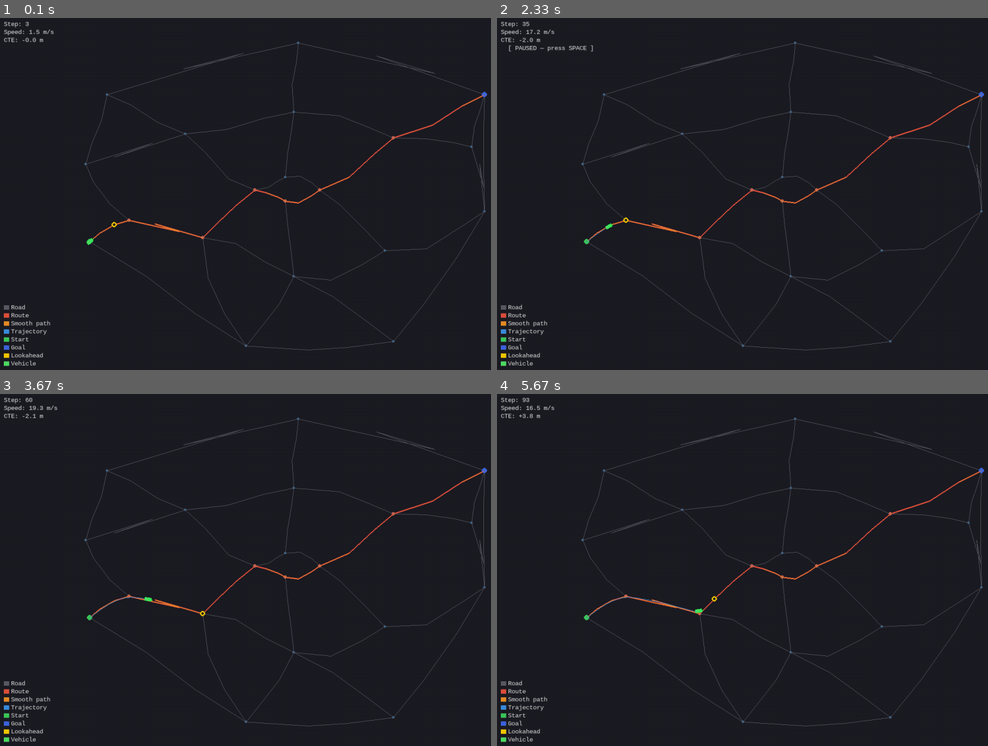
Above: before the commit, frames 1-4 (two rows, left to right).
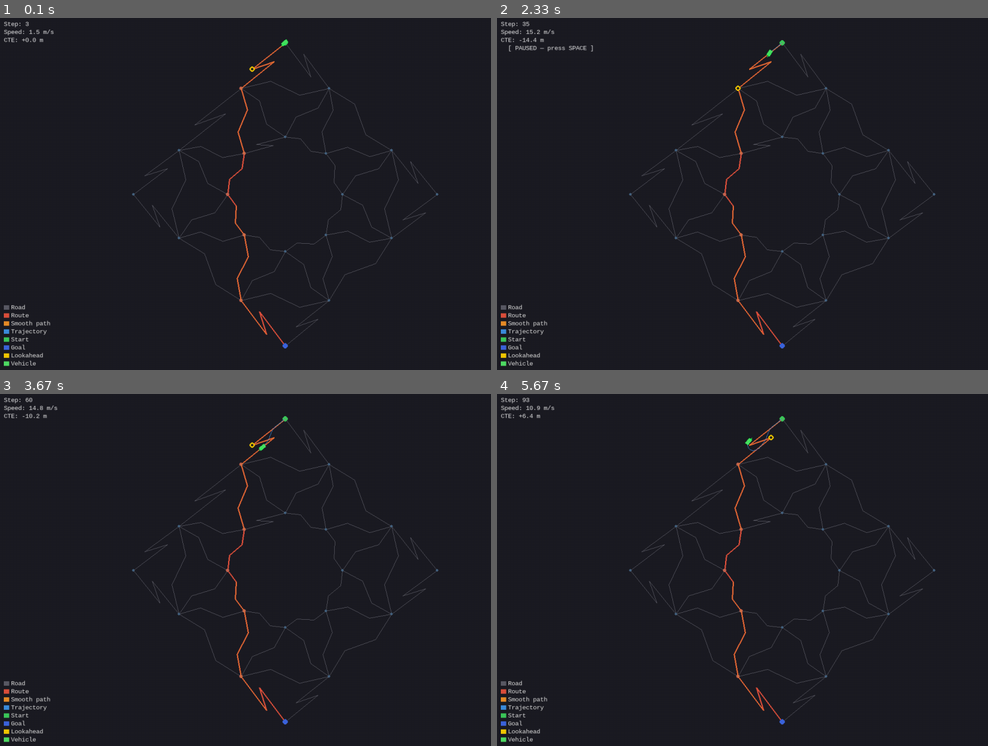
Above: after the commit, the same moments.

Repository: alexandrelheinen/arco
Game: pygame game, started from tools/pygame_sim/main.py
Two runs of this game, one before a commit and one after it. Both use one fixed random seed, a clock stepped at 60 frames per second and the inputs below.
Inputs:
- Up to frame 1 (0.1 s): no input
- Up to frame 2 (2.33 s): tap Space at 0.33, 0.73, 1.03, 1.23, 1.57, 1.87, 2.07 s
- Up to frame 3 (3.67 s): tap Space at 2.37, 2.63, 2.97, 3.27, 3.4 s
- Up to frame 4 (5.67 s): tap Space at 3.8, 4.1, 4.47, 4.87, 5.17, 5.37 s

The runs differ from the first frame. In frame 1, 2.8% of the frame differs, in the area x 4-100%, y 5-95%; in frame 2, 2.8%; in frame 3, 2.9%, in the area x 5-100%, y 3-95%; in frame 4, 2.9%.

Commit message:
refactor: replace paris_network with minimal city_network (two-ring topology, no back-and-forth edges)
Agent-Logs-Url: https://github.com/alexandrelheinen/arco/sessions/b4e6a7a4-d840-4c0b-92a3-78bddabd170c

Co-authored-by: alexandrelheinen <10059686+alexandrelheinen@users.noreply.github.com>

Diff:
--- a/src/arco/mapping/graph/loader.py
+++ b/src/arco/mapping/graph/loader.py
@@ -12,7 +12,7 @@
 def load_road_graph(path: Union[str, os.PathLike]) -> RoadGraph:
     """Load a :class:`RoadGraph` from a JSON network descriptor file.
 
-    The descriptor format is documented in ``docs/paris_network.md``.
+    The descriptor format is documented in ``docs/city_network.md``.
     Each node must have ``id``, ``x``, and ``y`` fields.  Each edge must have
     ``from``, ``to``, and an optional ``waypoints`` list of ``[x, y]`` pairs.
 
@@ -31,7 +31,7 @@
 
         from arco.mapping.graph.loader import load_road_graph
 
-        graph = load_road_graph("tools/config/paris_network.json")
+        graph = load_road_graph("tools/config/city_network.json")
         print(len(graph.nodes), "nodes", len(graph.edges), "edges")
     """
     path = os.fspath(path)
--- a/tests/mapping/test_loader.py
+++ b/tests/mapping/test_loader.py
@@ -12,48 +12,47 @@
 from arco.mapping.graph.loader import load_road_graph
 from arco.mapping.graph.road import RoadGraph
 
-_PARIS_NETWORK = os.path.join(
+_CITY_NETWORK = os.path.join(
     os.path.dirname(__file__),
     "..",
     "..",
     "tools",
     "config",
-    "paris_network.json",
+    "city_network.json",
 )
 
 
-class TestLoadRoadGraphParis:
+class TestLoadRoadGraphCity:
     def test_returns_road_graph(self):
-        graph = load_road_graph(_PARIS_NETWORK)
+        graph = load_road_graph(_CITY_NETWORK)
         assert isinstance(graph, RoadGraph)
 
     def test_node_count(self):
-        graph = load_road_graph(_PARIS_NETWORK)
+        graph = load_road_graph(_CITY_NETWORK)
         assert len(graph.nodes) == 20
 
     def test_edge_count(self):
-        graph = load_road_graph(_PARIS_NETWORK)
-        assert len(graph.edges) == 35
+        graph = load_road_graph(_CITY_NETWORK)
+        assert len(graph.edges) == 40
 
     def test_all_edges_have_waypoints(self):
-        graph = load_road_graph(_PARIS_NETWORK)
+        graph = load_road_graph(_CITY_NETWORK)
         for a, b, _ in graph.edges:
             pts = graph.edge_geometry(a, b)
             assert len(pts) >= 1, f"Edge ({a},{b}) has no waypoints"
 
     def test_node_positions_are_finite(self):
-        graph = load_road_graph(_PARIS_NETWORK)
+        graph = load_road_graph(_CITY_NETWORK)
         for nid in graph.nodes:
             pos = graph.position(nid)
             assert np.all(np.isfinite(pos))
 
-    def test_island_node_exists(self):
-        """Node 0 should be the Île de la Cité West node."""
-        graph = load_road_graph(_PARIS_NETWORK)
+    def test_inner_north_node_position(self):
+        """Node 0 is the inner-North node at (300, 410)."""
+        graph = load_road_graph(_CITY_NETWORK)
         pos = graph.position(0)
-        # Approximate position per paris_network.json
-        assert abs(pos[0] - 350.0) < 1.0
-        assert abs(pos[1] - 400.0) < 1.0
+        assert abs(pos[0] - 300.0) < 1.0
+        assert abs(pos[1] - 410.0) < 1.0
 
 
 class TestLoadRoadGraphErrors:
--- a/tests/test_pipeline.py
+++ b/tests/test_pipeline.py
@@ -5,8 +5,8 @@
 budget.  They do *not* pin absolute numeric outputs — only qualitative
 properties such as convergence, stability, and progress are checked.
 
-The road network is loaded from ``tools/config/paris_network.json``, the
-hand-crafted Paris downtown graph that replaces the procedural generator.
+The road network is loaded from ``tools/config/city_network.json``, the
+hand-crafted two-ring city graph that replaces the procedural generator.
 """
 
 from __future__ import annotations
@@ -33,15 +33,15 @@
     "..",
     "tools",
     "config",
-    "paris_network.json",
+    "city_network.json",
 )
 
-# Start near node 13 (340, 220) and goal near node 17 (400, 570).
-# These are two outer nodes on opposite sides of the Paris network.
-START_XY = (345.0, 225.0)
-GOAL_XY = (395.0, 565.0)
-
-ACTIVATION_RADIUS = 35.0
+# Start near terminal node 16 (N, 300, 590) and goal near terminal node 18
+# (S, 300, 10). These are the two farthest-apart terminals in the network.
+START_XY = (304.0, 586.0)
+GOAL_XY = (296.0, 14.0)
+
+ACTIVATION_RADIUS = 20.0
 CRUISE_SPEED = 5.0
 LOOKAHEAD = 15.0
 DT = 0.1
@@ -127,7 +127,7 @@
     """Loaded graph must have the expected number of nodes and edges."""
     graph = pipeline["graph"]
     assert len(graph.nodes) == 20
-    assert len(graph.edges) == 35
+    assert len(graph.edges) == 40
 
 
 def test_graph_edges_have_waypoints(pipeline) -> None:
--- /dev/null
+++ b/tools/config/city_network.json
@@ -0,0 +1,666 @@
+{
+  "nodes": [
+    {
+      "id": 0,
+      "x": 300,
+      "y": 410
+    },
+    {
+      "id": 1,
+      "x": 378,
+      "y": 378
+    },
+    {
+      "id": 2,
+      "x": 410,
+      "y": 300
+    },
+    {
+      "id": 3,
+      "x": 378,
+      "y": 222
+    },
+    {
+      "id": 4,
+      "x": 300,
+      "y": 190
+    },
+    {
+      "id": 5,
+      "x": 222,
+      "y": 222
+    },
+    {
+      "id": 6,
+      "x": 190,
+      "y": 300
+    },
+    {
+      "id": 7,
+      "x": 222,
+      "y": 378
+    },
+    {
+      "id": 8,
+      "x": 216,
+      "y": 503
+    },
+    {
+      "id": 9,
+      "x": 384,
+      "y": 503
+    },
+    {
+      "id": 10,
+      "x": 503,
+      "y": 384
+    },
+    {
+      "id": 11,
+      "x": 503,
+      "y": 216
+    },
+    {
+      "id": 12,
+      "x": 384,
+      "y": 97
+    },
+    {
+      "id": 13,
+      "x": 216,
+      "y": 97
+    },
+    {
+      "id": 14,
+      "x": 97,
+      "y": 216
+    },
+    {
+      "id": 15,
+      "x": 97,
+      "y": 384
+    },
+    {
+      "id": 16,
+      "x": 300,
+      "y": 590
+    },
+    {
+      "id": 17,
+      "x": 590,
+      "y": 300
+    },
+    {
+      "id": 18,
+      "x": 300,
+      "y": 10
+    },
+    {
+      "id": 19,
+      "x": 10,
+      "y": 300
+    }
+  ],
+  "edges": [
+    {
+      "from": 0,
+      "to": 1,
+      "waypoints": [
+        [
+          329,
+          406
+        ],
+        [
+          349,
+          382
+        ]
+      ]
+    },
+    {
+      "from": 1,
+      "to": 2,
+      "waypoints": [
+        [
+          395,
+          355
+        ],
+        [
+          393,
+          323
+        ]
+      ]
+    },
+    {
+      "from": 2,
+      "to": 3,
+      "waypoints": [
+        [
+          406,
+          271
+        ],
+        [
+          382,
+          251
+        ]
+      ]
+    },
+    {
+      "from": 3,
+      "to": 4,
+      "waypoints": [
+        [
+          355,
+          205
+        ],
+        [
+          323,
+          207
+        ]
+      ]
+    },
+    {
+      "from": 4,
+      "to": 5,
+      "waypoints": [
+        [
+          271,
+          194
+        ],
+        [
+          251,
+          218
+        ]
+      ]
+    },
+    {
+      "from": 5,
+      "to": 6,
+      "waypoints": [
+        [
+          205,
+          245
+        ],
+        [
+          207,
+          277
+        ]
+      ]
+    },
+    {
+      "from": 6,
+      "to": 7,
+      "waypoints": [
+        [
+          194,
+          329
+        ],
+        [
+          218,
+          349
+        ]
+      ]
+    },
+    {
+      "from": 7,
+      "to": 0,
+      "waypoints": [
+        [
+          245,
+          395
+        ],
+        [
+          277,
+          393
+        ]
+      ]
+    },
+    {
+      "from": 0,
+      "to": 8,
+      "waypoints": [
+        [
+          265,
+          434
+        ],
+        [
+          251,
+          479
+        ]
+      ]
+    },
+    {
+      "from": 0,
+      "to": 9,
+      "waypoints": [
+        [
+          321,
+          448
+        ],
+        [
+          363,
+          465
+        ]
+      ]
+    },
+    {
+      "from": 1,
+      "to": 9,
+      "waypoints": [
+        [
+          370,
+          420
+        ],
+        [
+          392,
+          461
+        ]
+      ]
+    },
+    {
+      "from": 1,
+      "to": 10,
+      "waypoints": [
+        [
+          419,
+          390
+        ],
+        [
+          462,
+          372
+        ]
+      ]
+    },
+    {
+      "from": 2,
+      "to": 10,
+      "waypoints": [
+        [
+          434,
+          335
+        ],
+        [
+          479,
+          349
+        ]
+      ]
+    },
+    {
+      "from": 2,
+      "to": 11,
+      "waypoints": [
+        [
+          448,
+          279
+        ],
+        [
+          465,
+          237
+        ]
+      ]
+    },
+    {
+      "from": 3,
+      "to": 11,
+      "waypoints": [
+        [
+          420,
+          230
+        ],
+        [
+          461,
+          208
+        ]
+      ]
+    },
+    {
+      "from": 3,
+      "to": 12,
+      "waypoints": [
+        [
+          390,
+          181
+        ],
+        [
+          372,
+          138
+        ]
+      ]
+    },
+    {
+      "from": 4,
+      "to": 12,
+      "waypoints": [
+        [
+          335,
+          166
+        ],
+        [
+          349,
+          121
+        ]
+      ]
+    },
+    {
+      "from": 4,
+      "to": 13,
+      "waypoints": [
+        [
+          279,
+          152
+        ],
+        [
+          237,
+          135
+        ]
+      ]
+    },
+    {
+      "from": 5,
+      "to": 13,
+      "waypoints": [
+        [
+          230,
+          180
+        ],
+        [
+          208,
+          139
+        ]
+      ]
+    },
+    {
+      "from": 5,
+      "to": 14,
+      "waypoints": [
+        [
+          181,
+          210
+        ],
+        [
+          138,
+          228
+        ]
+      ]
+    },
+    {
+      "from": 6,
+      "to": 14,
+      "waypoints": [
+        [
+          166,
+          265
+        ],
+        [
+          121,
+          251
+        ]
+      ]
+    },
+    {
+      "from": 6,
+      "to": 15,
+      "waypoints": [
+        [
+          152,
+          321
+        ],
+        [
+          135,
+          363
+        ]
+      ]
+    },
+    {
+      "from": 7,
+      "to": 15,
+      "waypoints": [
+        [
+          180,
+          370
+        ],
+        [
+          139,
+          392
+        ]
+      ]
+    },
+    {
+      "from": 7,
+      "to": 8,
+      "waypoints": [
+        [
+          210,
+          419
+        ],
+        [
+          228,
+          462
+        ]
+      ]
+    },
+    {
+      "from": 8,
+      "to": 9,
+      "waypoints": [
+        [
+          272,
+          516
+        ],
+        [
+          328,
+          490
+        ]
+      ]
+    },
+    {
+      "from": 9,
+      "to": 10,
+      "waypoints": [
+        [
+          433,
+          473
+        ],
+        [
+          454,
+          414
+        ]
+      ]
+    },
+    {
+      "from": 10,
+      "to": 11,
+      "waypoints": [
+        [
+          516,
+          328
+        ],
+        [
+          490,
+          272
+        ]
+      ]
+    },
+    {
+      "from": 11,
+      "to": 12,
+      "waypoints": [
+        [
+          473,
+          167
+        ],
+        [
+          414,
+          146
+        ]
+      ]
+    },
+    {
+      "from": 12,
+      "to": 13,
+      "waypoints": [
+        [
+          328,
+          84
+        ],
+        [
+          272,
+          110
+        ]
+      ]
+    },
+    {
+      "from": 13,
+      "to": 14,
+      "waypoints": [
+        [
+          167,
+          127
+        ],
+        [
+          146,
+          186
+        ]
+      ]
+    },
+    {
+      "from": 14,
+      "to": 15,
+      "waypoints": [
+        [
+          84,
+          272
+        ],
+        [
+          110,
+          328
+        ]
+      ]
+    },
+    {
+      "from": 15,
+      "to": 8,
+      "waypoints": [
+        [
+          127,
+          433
+        ],
+        [
+          186,
+          454
+        ]
+      ]
+    },
+    {
+      "from": 16,
+      "to": 8,
+      "waypoints": [
+        [
+          279,
+          554
+        ],
+        [
+          237,
+          539
+        ]
+      ]
+    },
+    {
+      "from": 16,
+      "to": 9,
+      "waypoints": [
+        [
+          335,
+          568
+        ],
+        [
+          349,
+          525
+        ]
+      ]
+    },
+    {
+      "from": 17,
+      "to": 10,
+      "waypoints": [
+        [
+          554,
+          321
+        ],
+        [
+          539,
+          363
+        ]
+      ]
+    },
+    {
+      "from": 17,
+      "to": 11,
+      "waypoints": [
+        [
+          568,
+          265
+        ],
+        [
+          525,
+          251
+        ]
+      ]
+    },
+    {
+      "from": 18,
+      "to": 12,
+      "waypoints": [
+        [
+          321,
+          46
+        ],
+        [
+          363,
+          61
+        ]
+      ]
+    },
+    {
+      "from": 18,
+      "to": 13,
+      "waypoints": [
+        [
+          265,
+          32
+        ],
+        [
+          251,
+          75
+        ]
+      ]
+    },
+    {
+      "from": 19,
+      "to": 14,
+      "waypoints": [
+        [
+          46,
+          279
+        ],
+        [
+          61,
+          237
+        ]
+      ]
+    },
+    {
+      "from": 19,
+      "to": 15,
+      "waypoints": [
+        [
+          32,
+          335
+        ],
+        [
+          75,
+          349
+        ]
+      ]
+    }
+  ]
+}
--- a/tools/config/paris_network.json
+++ /dev/null
@@ -1,204 +0,0 @@
-{
-  "name": "Paris Downtown",
-  "description": "Hand-crafted road network inspired by Paris city centre. Includes Île de la Cité (central island), Left Bank (Rive Gauche) to the south, Right Bank (Rive Droite) to the north, bridges connecting the island to both banks, and radiating outer boulevards. Coordinates are in metres; the bounding box is roughly [140, 190] × [480, 590] = 650 m × 400 m.",
-  "coordinate_unit": "metres",
-  "nodes": [
-    {"id":  0, "x": 350, "y": 400, "label": "Île de la Cité Ouest"},
-    {"id":  1, "x": 385, "y": 415, "label": "Île de la Cité Nord"},
-    {"id":  2, "x": 385, "y": 387, "label": "Île de la Cité Sud"},
-    {"id":  3, "x": 425, "y": 400, "label": "Île de la Cité Est"},
-    {"id":  4, "x": 290, "y": 345, "label": "Saint-Michel"},
-    {"id":  5, "x": 395, "y": 300, "label": "Boulevard Saint-Germain"},
-    {"id":  6, "x": 500, "y": 330, "label": "Rue Saint-Antoine"},
-    {"id":  7, "x": 205, "y": 365, "label": "Quai des Grands-Augustins"},
-    {"id":  8, "x": 270, "y": 465, "label": "Palais-Royal"},
-    {"id":  9, "x": 395, "y": 490, "label": "Grands Boulevards"},
-    {"id": 10, "x": 510, "y": 460, "label": "République"},
-    {"id": 11, "x": 600, "y": 450, "label": "Bastille Est"},
-    {"id": 12, "x": 160, "y": 340, "label": "Montparnasse Ouest"},
-    {"id": 13, "x": 340, "y": 220, "label": "Place Denfert-Rochereau"},
-    {"id": 14, "x": 510, "y": 225, "label": "Place d'Italie"},
-    {"id": 15, "x": 615, "y": 375, "label": "Vincennes Ouest"},
-    {"id": 16, "x": 615, "y": 510, "label": "Père Lachaise"},
-    {"id": 17, "x": 400, "y": 570, "label": "Pigalle"},
-    {"id": 18, "x": 180, "y": 510, "label": "Place de Clichy"},
-    {"id": 19, "x": 155, "y": 430, "label": "Porte Maillot"}
-  ],
-  "edges": [
-    {
-      "from": 0, "to": 1,
-      "label": "Île de la Cité – Rue de la Cité NW",
-      "waypoints": [[365, 403], [378, 411]]
-    },
-    {
-      "from": 0, "to": 2,
-      "label": "Île de la Cité – Rue de la Cité SW",
-      "waypoints": [[363, 397], [378, 391]]
-    },
-    {
-      "from": 1, "to": 3,
-      "label": "Île de la Cité – Rue de la Cité NE",
-      "waypoints": [[402, 416], [416, 408]]
-    },
-    {
-      "from": 2, "to": 3,
-      "label": "Île de la Cité – Rue de la Cité SE",
-      "waypoints": [[400, 385], [415, 393]]
-    },
-    {
-      "from": 0, "to": 4,
-      "label": "Pont Saint-Michel (bridge to Left Bank SW)",
-      "waypoints": [[328, 382], [307, 362]]
-    },
-    {
-      "from": 2, "to": 5,
-      "label": "Petit Pont (bridge to Left Bank centre)",
-      "waypoints": [[388, 360], [392, 328]]
-    },
-    {
-      "from": 3, "to": 6,
-      "label": "Pont de Sully (bridge to Left Bank SE)",
-      "waypoints": [[448, 383], [476, 355]]
-    },
-    {
-      "from": 0, "to": 8,
-      "label": "Pont Neuf (bridge to Right Bank NW)",
-      "waypoints": [[320, 413], [293, 443]]
-    },
-    {
-      "from": 1, "to": 9,
-      "label": "Pont Notre-Dame (bridge to Right Bank centre)",
-      "waypoints": [[388, 443], [392, 467]]
-    },
-    {
-      "from": 3, "to": 10,
-      "label": "Pont Marie (bridge to Right Bank NE)",
-      "waypoints": [[459, 415], [488, 442]]
-    },
-    {
-      "from": 4, "to": 5,
-      "label": "Boulevard Saint-Germain Ouest",
-      "waypoints": [[328, 338], [363, 316]]
-    },
-    {
-      "from": 5, "to": 6,
-      "label": "Boulevard Saint-Germain Est",
-      "waypoints": [[438, 296], [472, 313]]
-    },
-    {
-      "from": 7, "to": 4,
-      "label": "Quai de la Tournelle / Rue du Bac",
-      "waypoints": [[235, 361], [263, 352]]
-    },
-    {
-      "from": 6, "to": 15,
-      "label": "Rue de Bercy / Avenue du Trône",
-      "waypoints": [[548, 332], [584, 355]]
-    },
-    {
-      "from": 4, "to": 13,
-      "label": "Boulevard Saint-Michel",
-      "waypoints": [[296, 298], [315, 257]]
-    },
-    {
-      "from": 5, "to": 13,
-      "label": "Rue Saint-Jacques",
-      "waypoints": [[378, 268], [360, 245]]
-    },
-    {
-      "from": 5, "to": 14,
-      "label": "Avenue des Gobelins",
-      "waypoints": [[440, 277], [478, 249]]
-    },
-    {
-      "from": 7, "to": 12,
-      "label": "Rue de Vaugirard Ouest",
-      "waypoints": [[188, 360], [171, 350]]
-    },
-    {
-      "from": 12, "to": 13,
-      "label": "Boulevard du Montparnasse",
-      "waypoints": [[225, 300], [280, 258]]
-    },
-    {
-      "from": 13, "to": 14,
-      "label": "Boulevard Arago / Avenue d'Italie",
-      "waypoints": [[412, 215], [458, 218]]
-    },
-    {
-      "from": 8, "to": 9,
-      "label": "Rue de Rivoli Ouest",
-      "waypoints": [[318, 470], [360, 483]]
-    },
-    {
-      "from": 9, "to": 10,
-      "label": "Rue de Rivoli Est",
-      "waypoints": [[447, 486], [482, 472]]
-    },
-    {
-      "from": 10, "to": 11,
-      "label": "Boulevard de la Bastille",
-      "waypoints": [[548, 459], [578, 455]]
-    },
-    {
-      "from": 19, "to": 8,
-      "label": "Avenue de Clichy",
-      "waypoints": [[188, 438], [232, 454]]
-    },
-    {
-      "from": 11, "to": 16,
-      "label": "Avenue Ledru-Rollin",
-      "waypoints": [[603, 473], [610, 494]]
-    },
-    {
-      "from": 8, "to": 18,
-      "label": "Rue Saint-Honoré Ouest",
-      "waypoints": [[238, 478], [207, 498]]
-    },
-    {
-      "from": 9, "to": 17,
-      "label": "Boulevard des Italiens / Rue Montmartre",
-      "waypoints": [[393, 522], [398, 548]]
-    },
-    {
-      "from": 10, "to": 16,
-      "label": "Avenue de la République",
-      "waypoints": [[555, 475], [589, 497]]
-    },
-    {
-      "from": 18, "to": 17,
-      "label": "Boulevard de Clichy",
-      "waypoints": [[268, 540], [337, 558]]
-    },
-    {
-      "from": 17, "to": 16,
-      "label": "Boulevard de Rochechouart",
-      "waypoints": [[490, 555], [557, 535]]
-    },
-    {
-      "from": 18, "to": 19,
-      "label": "Avenue de la Grande Armée",
-      "waypoints": [[173, 480], [162, 453]]
-    },
-    {
-      "from": 7, "to": 19,
-      "label": "Quai d'Orsay / Avenue du Président Wilson",
-      "waypoints": [[183, 384], [164, 409]]
-    },
-    {
-      "from": 14, "to": 15,
-      "label": "Boulevard Soult",
-      "waypoints": [[545, 268], [583, 322]]
-    },
-    {
-      "from": 15, "to": 11,
-      "label": "Avenue Daumesnil",
-      "waypoints": [[614, 403], [609, 430]]
-    },
-    {
-      "from": 15, "to": 16,
-      "label": "Rue de la Roquette",
-      "waypoints": [[614, 425], [614, 470]]
-    }
-  ]
-}
--- a/tools/examples/astar_pipeline.py
+++ b/tools/examples/astar_pipeline.py
@@ -1,13 +1,13 @@
 #!/usr/bin/env python
-"""A* pipeline: hand-crafted Paris road network → route planning → path tracking.
-
-Demonstrates the complete A* horse auto-follow pipeline on the Paris downtown
-road network (``tools/config/paris_network.json``):
+"""A* pipeline: hand-crafted city road network → route planning → path tracking.
+
+Demonstrates the complete A* horse auto-follow pipeline on the city road
+network (``tools/config/city_network.json``):
 
 1. **Road loading** — :func:`~arco.mapping.graph.loader.load_road_graph`
-   deserialises the hand-crafted Paris network descriptor into a
+   deserialises the hand-crafted city network descriptor into a
    :class:`~arco.mapping.graph.road.RoadGraph` with 20 intersections and
-   35 road segments, each carrying S-curve geometry waypoints.
+   40 road segments, each carrying S-curve geometry waypoints.
 2. **Route planning** — :class:`~arco.planning.discrete.RouteRouter` projects
    continuous start/goal positions onto graph nodes and runs A*.
 3. **Path smoothing** — :meth:`~arco.mapping.graph.road.RoadGraph.full_edge_geometry`
@@ -18,7 +18,7 @@
 
 The output figure shows:
 
-- Road graph with curved edge geometry (Paris city-centre layout)
+- Road graph with curved edge geometry (two-ring city layout)
 - Planned discrete route (highlighted)
 - Smooth path extracted from edge waypoints
 - Actual vehicle trajectory
@@ -74,7 +74,7 @@
 _veh_cfg = load_config("vehicle")["dubins"]
 
 _NETWORK_PATH = os.path.join(
-    os.path.dirname(__file__), "..", "config", "paris_network.json"
+    os.path.dirname(__file__), "..", "config", "city_network.json"
 )
 
 
@@ -206,25 +206,24 @@
         matplotlib.use("Agg")
 
     logger.info("=" * 60)
-    logger.info("A* Pipeline \u2014 Paris Downtown Road Network")
+    logger.info("A* Pipeline \u2014 City Road Network")
     logger.info("=" * 60)
 
     # ------------------------------------------------------------------
-    # 1. Load hand-crafted Paris road network
+    # 1. Load hand-crafted city road network
     # ------------------------------------------------------------------
     graph = load_road_graph(_NETWORK_PATH)
     logger.info(
-        "[1] Paris network loaded: %d nodes, %d edges",
+        "[1] City network loaded: %d nodes, %d edges",
         len(graph.nodes),
         len(graph.edges),
     )
 
     # ------------------------------------------------------------------
-    # 2. Route planning — start/goal at two farthest outer nodes
-    # ------------------------------------------------------------------
-    # The outer nodes are those in the outer ring of the Paris network
-    # (node IDs 12-19 by design, coordinates in the periphery).
-    outer_node_ids = list(range(12, 20))
+    # 2. Route planning — start/goal at two farthest terminal nodes
+    # ------------------------------------------------------------------
+    # Terminal nodes are IDs 16-19 (N, E, S, W periphery of the layout).
+    outer_node_ids = list(range(16, 20))
     start_pos, goal_pos = find_farthest_outer_pair(graph, outer_node_ids)
 
     # Small offset so the vehicle starts slightly off a node (tests projection)
@@ -339,7 +338,7 @@
         tracking_target=tracking_target,
         ax=ax_map,
         title=(
-            f"A* Pipeline \u2014 Paris downtown network\n"
+            f"A* Pipeline \u2014 City Road Network\n"
             f"Route: {result.path[0]} \u2192 {result.path[-1]}, "
             f"steps: {step}"
         ),
--- a/tools/pygame_sim/main.py
+++ b/tools/pygame_sim/main.py
@@ -1,9 +1,9 @@
 #!/usr/bin/env python
 """Real-time Pygame frontend for the ARCO A* horse auto-follow pipeline.
 
-Loads the hand-crafted Paris downtown road network, plans an A* route
-between two outer nodes, and animates the full planning + tracking loop
-in real time using Pygame.
+Loads the hand-crafted city road network, plans an A* route between two
+terminal nodes, and animates the full planning + tracking loop in real time
+using Pygame.
 
 Keyboard controls
 -----------------
@@ -82,20 +82,19 @@
 # ---------------------------------------------------------------------------
 # Paths and configuration
 # ---------------------------------------------------------------------------
-_NETWORK_PATH = os.path.join(_HERE, "..", "config", "paris_network.json")
+_NETWORK_PATH = os.path.join(_HERE, "..", "config", "city_network.json")
 _veh_cfg = load_config("vehicle")["dubins"]
 
 SCREEN_W = 1280
 SCREEN_H = 800
-TITLE = "ARCO — Paris Road Network — A* Path Tracking (SPACE=pause, R=restart)"
+TITLE = "ARCO — City Road Network — A* Path Tracking (SPACE=pause, R=restart)"
 
 # Small metric offset applied to start/goal so the vehicle begins slightly
 # off a graph node, exercising the projection logic in RouteRouter.
 _ENDPOINT_OFFSET_M = 4.0
 
-# The two farthest outer nodes in the Paris network are used as start/goal.
-# Outer node IDs are 12–19 (periphery of the hand-crafted layout).
-_OUTER_NODE_IDS = list(range(12, 20))
+# Terminal nodes (IDs 16-19: N, E, S, W) are the farthest-apart entry points.
+_OUTER_NODE_IDS = list(range(16, 20))
 _ACTIVATION_RADIUS = 35.0
 
 
@@ -239,7 +238,7 @@
     font = pygame.font.SysFont("monospace", 14)
 
     # Load road graph (done once; reused across restarts)
-    logger.info("Loading Paris road network from %s", _NETWORK_PATH)
+    logger.info("Loading city road network from %s", _NETWORK_PATH)
     graph = load_road_graph(_NETWORK_PATH)
     logger.info(
         "Network loaded: %d nodes, %d edges",
Not shown, changed: tools/pygame_sim/README.md
Not shown, added: docs/city_network.md
Not shown, removed: docs/paris_network.md
